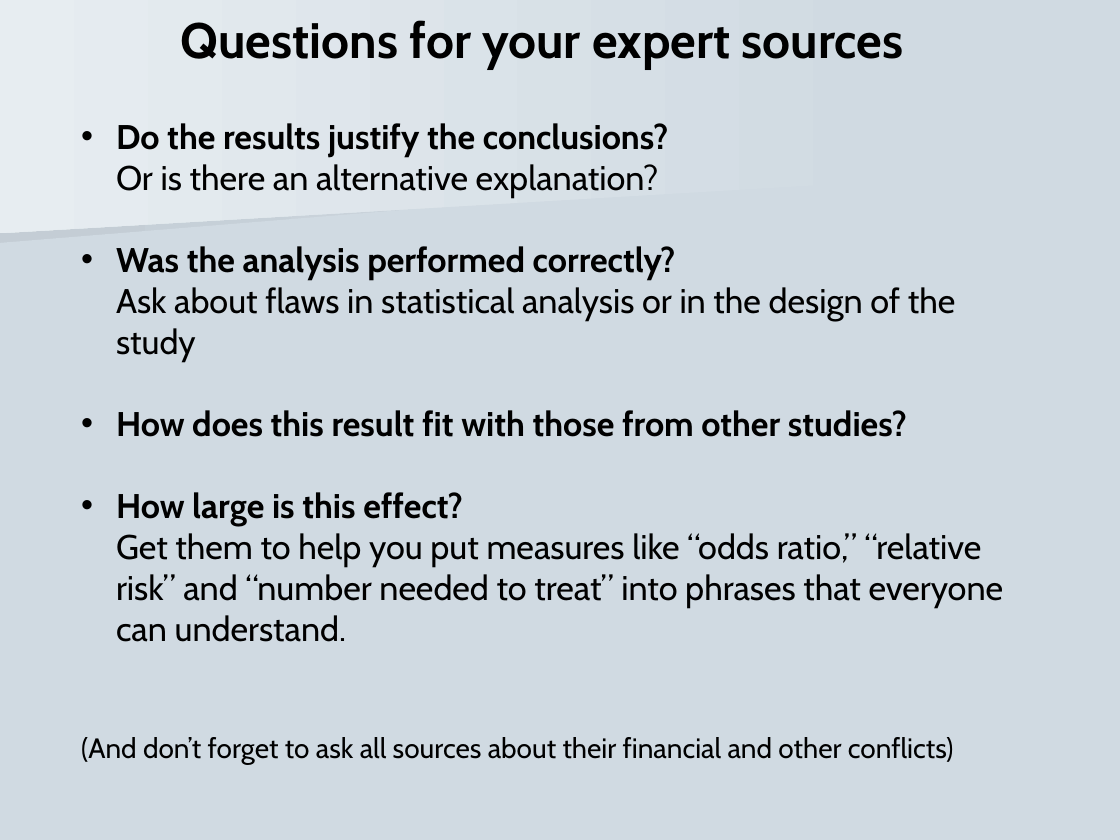
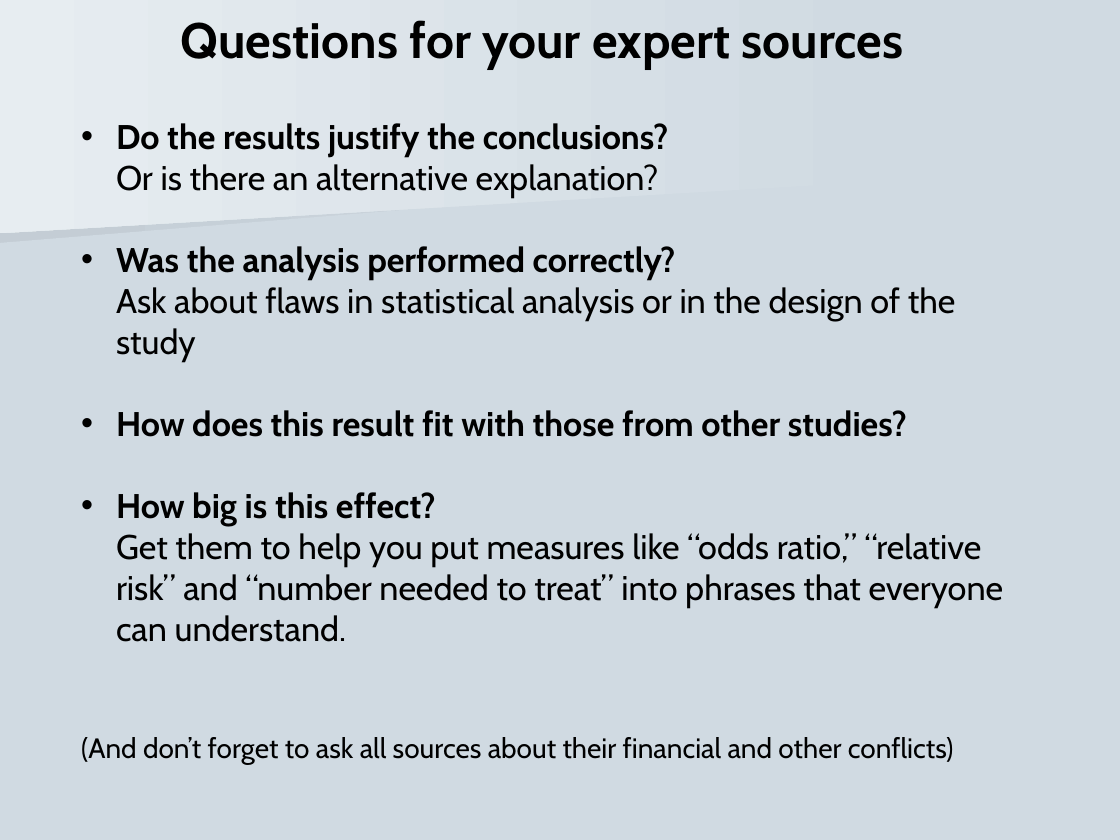
Before and after one commit to paldhous/NICAR, a slide deck: slide 7 of 2015/presentations/Aldhous_critical_questions.ppt. Drawn at 1120x840 pixels with LibreOffice and Linux fonts; fonts in the diff are those of the drawing. Boxes give left, top, right and bottom in pixels: in the first picture for what was removed or moved away, otherwise in the second. Text is boxed around its words. In the diff, an @@ line names an element or a change of style, - is before the commit and + after.

Commit message:
corrected typos in slides

```diff
--- a/2015/presentations/Aldhous_critical_questions.ppt
+++ b/2015/presentations/Aldhous_critical_questions.ppt
@@ text at (116,492,436,527): text changed @@
-• How large is this effect?
+• How big is this effect?
```
Also in this commit, not shown: 2 other slides changed, 1 other file.
